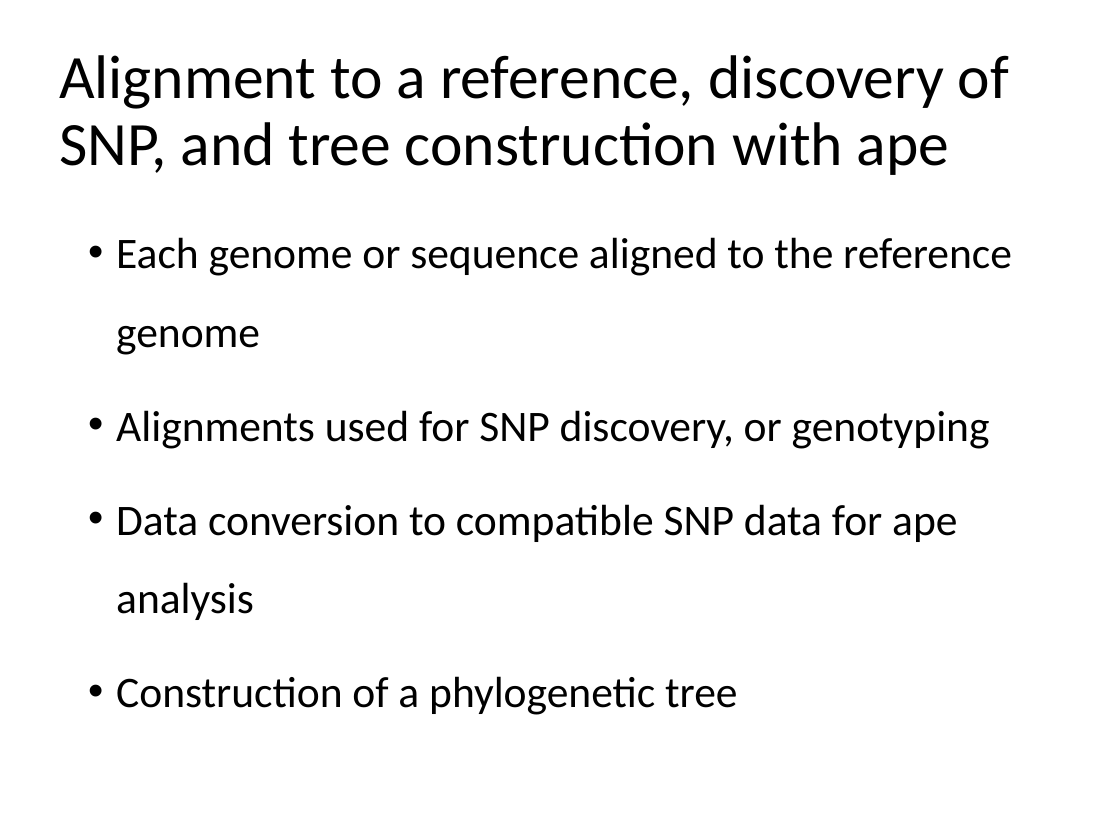
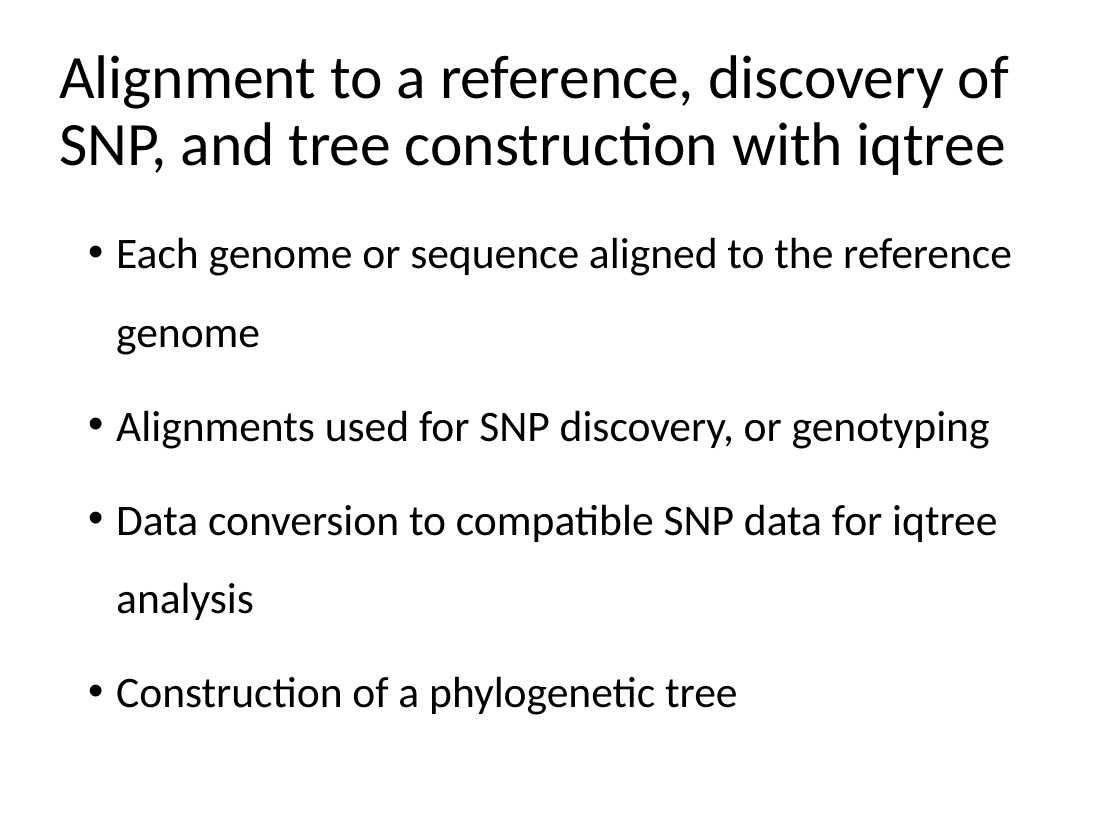
Before and after one commit to liu3zhenlab/teaching, a slide deck: slide 8 of PLPTH813Bioinformatis/2023/lectures/lecture14_BeocatProject.pptx (slide 12 before the commit). Drawn at 1120x840 pixels with LibreOffice and Linux fonts; fonts in the diff are those of the drawing. Boxes give left, top, right and bottom in pixels: in the first picture for what was removed or moved away, otherwise in the second. Text is boxed around its words. In the diff, an @@ line names an element or a change of style, - is before the commit and + after.

```diff
--- a/PLPTH813Bioinformatis/2023/lectures/lecture14_BeocatProject.pptx
+++ b/PLPTH813Bioinformatis/2023/lectures/lecture14_BeocatProject.pptx
@@ title at box(59, 55, 1009, 175): text changed @@
-Alignment to a reference, discovery of SNP, and tree construction with ape
+Alignment to a reference, discovery of SNP, and tree construction with iqtree
@@ text at box(116, 504, 997, 620): text changed @@
-• Data conversion to compatible SNP data for ape analysis
+• Data conversion to compatible SNP data for iqtree analysis
```
Also in this commit, not shown: 2 other slides changed, 11 slides added, 5 slides removed, 2 other files.
